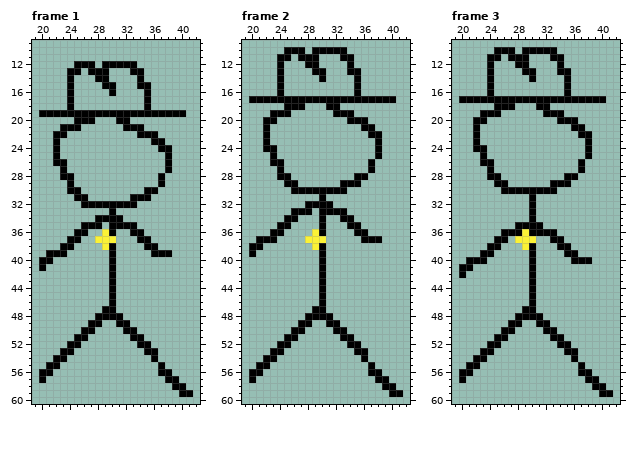
One commit to this pixel-art file: ShovelJam/ShovelJam/ASSETS/Ase Files/jimmy/jimmy_idle.ase. Above, as it was before the edit.
64x64 pixels, 5 frames. Shown: frame 1: x 19..42, y 9..60; frame 2: x 19..42, y 9..60; frame 3: x 19..42, y 9..60. The commit also changed other frames, which this record leaves out.
The same view after the edit:
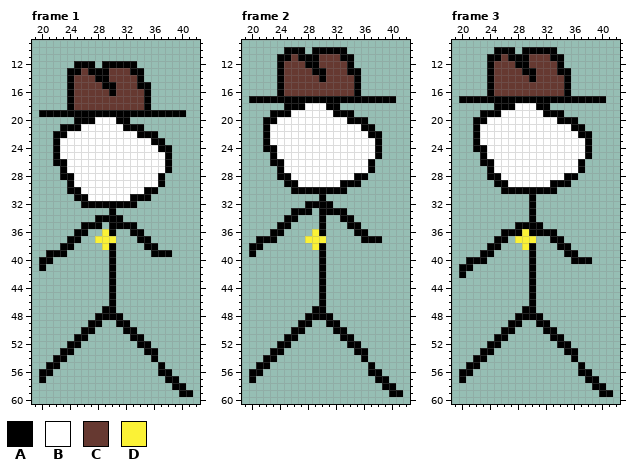
Palette (. is transparent): A #000000  B #ffffff  C #663931  D #fbf236
Edits made:
Frame 1, layers "Accessory", "Head":
y 13: x 26 . -> C; x 30..32 ... -> CCC
y 14: x 25..27 ... -> CCC; x 30..33 .... -> CCCC
y 15: x 25..28 .... -> CCCC; x 31..33 ... -> CCC
y 16: x 25..29 ..... -> CCCCC; x 31..34 .... -> CCCC
y 17..18: x 25..34 .......... -> CCCCCCCCCC
y 20: x 28..30 ... -> BBB
y 21: x 26..31 ...... -> BBBBBB
y 22: x 24..33 .......... -> BBBBBBBBBB
y 23: x 23..35 ............. -> BBBBBBBBBBBBB
y 24: x 23..36 .............. -> BBBBBBBBBBBBBB
y 25: x 23..37 ............... -> BBBBBBBBBBBBBBB
y 26..27: x 24..37 .............. -> BBBBBBBBBBBBBB
y 28..29: x 25..36 ............ -> BBBBBBBBBBBB
y 30: x 26..34 ......... -> BBBBBBBBB
y 31: x 27..32 ...... -> BBBBBB
Frame 2, layers "Accessory", "Head":
y 11: x 26 . -> C; x 30..32 ... -> CCC
y 12: x 25..27 ... -> CCC; x 30..33 .... -> CCCC
y 13: x 25..28 .... -> CCCC; x 31..33 ... -> CCC
y 14: x 25..29 ..... -> CCCCC; x 31..34 .... -> CCCC
y 15..16: x 25..34 .......... -> CCCCCCCCCC
y 18: x 28..30 ... -> BBB
y 19: x 26..31 ...... -> BBBBBB
y 20: x 24..33 .......... -> BBBBBBBBBB
y 21: x 23..35 ............. -> BBBBBBBBBBBBB
y 22: x 23..36 .............. -> BBBBBBBBBBBBBB
y 23: x 23..37 ............... -> BBBBBBBBBBBBBBB
y 24..25: x 24..37 .............. -> BBBBBBBBBBBBBB
y 26..27: x 25..36 ............ -> BBBBBBBBBBBB
y 28: x 26..34 ......... -> BBBBBBBBB
y 29: x 27..32 ...... -> BBBBBB
Frame 3, layers "Accessory", "Head": the same change as frame 2
